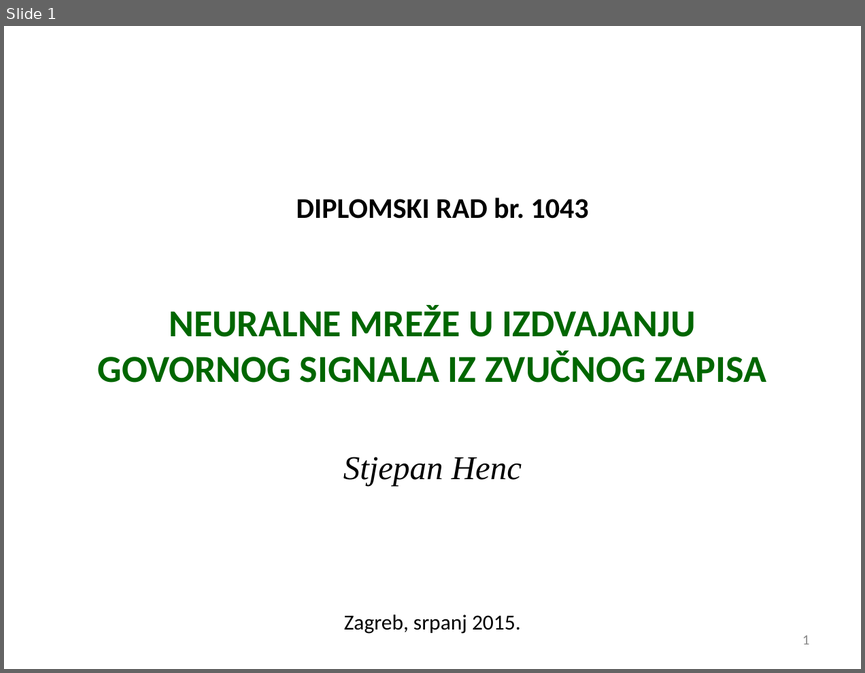
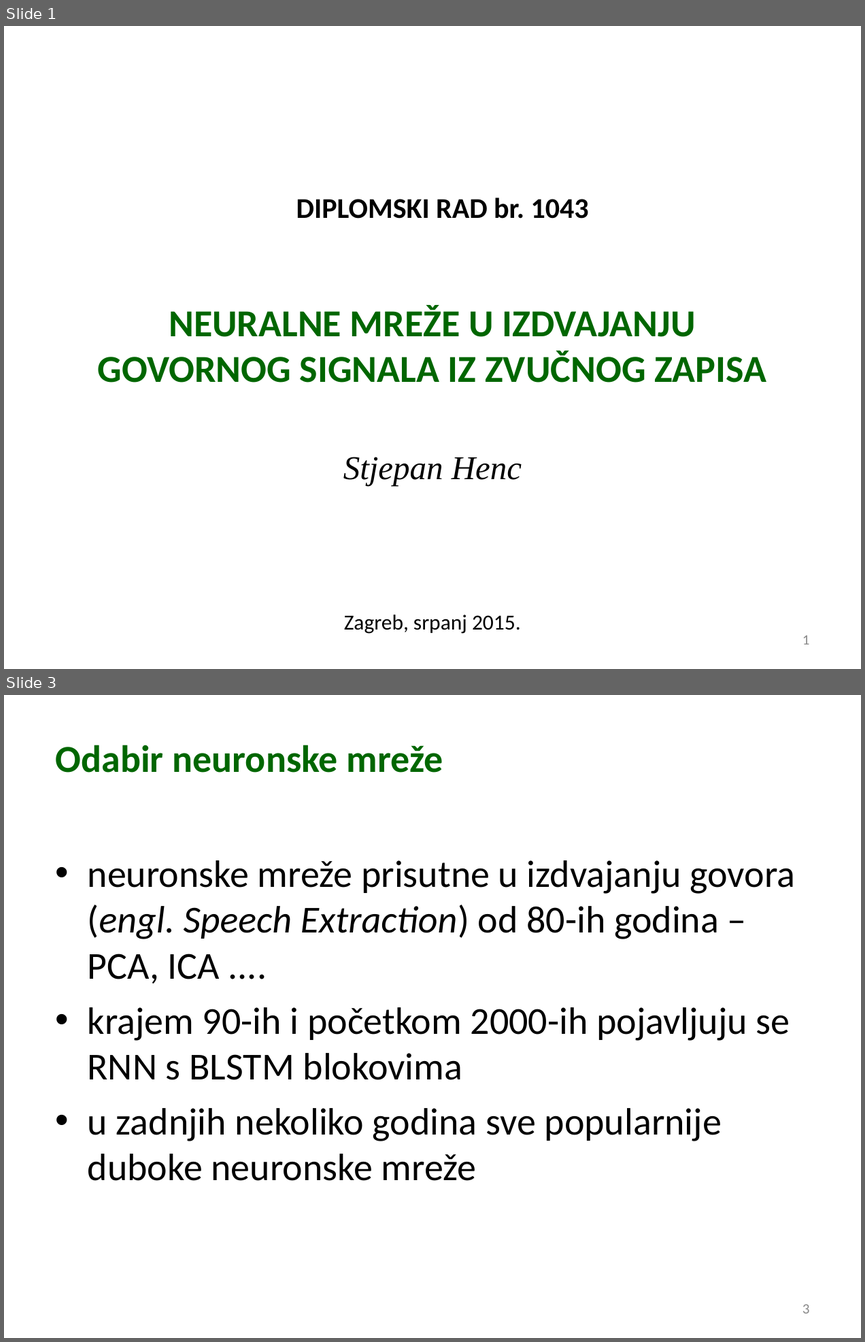
Before and after one commit to sthenc/diplomski_rad, a slide deck: obrana_stjepan_henc.ppt. Shown one above the other, each under a label of ours: slide 1 before the commit, slides 1 and 3 after it; the slides between them are not shown. The pictures are 865x673 and 865x1342 pixels, drawn with LibreOffice and Linux fonts; fonts in the diff are those of the drawing; background and template pictures are left out. Boxes give left, top, right and bottom in pixels: in the first picture for what was removed or moved away, otherwise in the second. Text is boxed around its words. In the diff, an @@ line names an element or a change of style, - is before the commit and + after.

```diff
--- a/obrana_stjepan_henc.ppt
+++ b/obrana_stjepan_henc.ppt
@@ slide 3 added at bbox=[4, 695, 861, 1338], background picture (left out) @@
@@ title added at bbox=[56, 745, 443, 773], 32 pt, text #006600, bold @@
+Odabir neuronske mreže
@@ text added at bbox=[88, 860, 795, 1181], 32 pt, text #000000 @@
+• neuronske mreže prisutne u izdvajanju govora (engl. Speech Extraction) od 80-ih godina – PCA, ICA ....
+• krajem 90-ih i početkom 2000-ih pojavljuju se RNN s BLSTM blokovima
+• u zadnjih nekoliko godina sve popularnije duboke neuronske mreže
@@ page number added at bbox=[802, 1304, 810, 1313], 12 pt, text #898989 @@
+3
```
Also in this commit, not shown: 11 other slides added, 1 slide removed, 3 other files.
